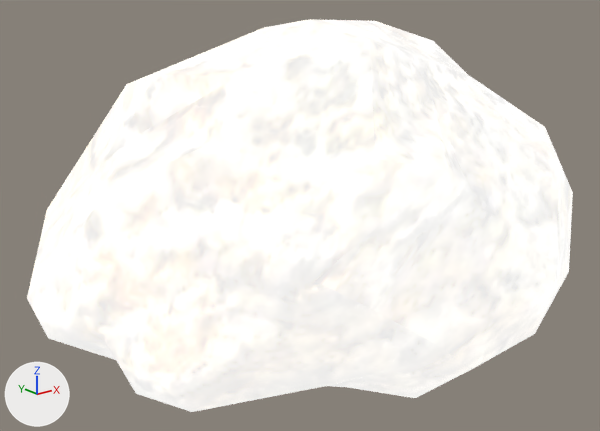
The glTF model pw2/assets/models/rocks/granite-high.glb, before and after one commit.
Camera for both pictures: a camera (50 mm lens) standing at (-0.869, -1.084, 0.423) and looking at (0.004, 0.007, -0.013). Arrows for +X, +Y and +Z are at lower left; the lights stay in place. The first picture is the older version. Where no turn or scale is listed for an object, it has been applied to the vertices.

The first picture shows 'rock026_LOD4'.
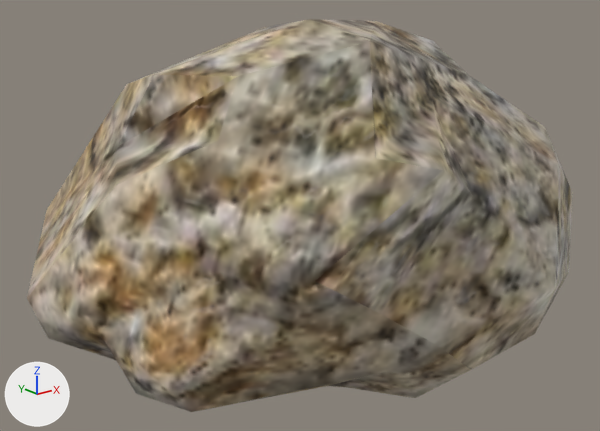
Commit message: Fixed model of rock

Where the change shows, as pixel boxes (x1, y1, x2, y2) in the pictures (600 x 431 px):
'rock026_LOD4', surface changed (darker): (27, 19, 573, 412) in both

Diff of the bpy script that builds the scene:
```diff
--- a/pw2/assets/models/rocks/granite-high.glb.py
+++ b/pw2/assets/models/rocks/granite-high.glb.py
@@ mat_rock026_lod4 @@
 n0 = _N.new('ShaderNodeBsdfPrincipled'); n0.name = 'Principled BSDF'
-n0.inputs[28].default_value = 0.8  # 'Emission Strength'
 n1 = _N.new('ShaderNodeOutputMaterial'); n1.name = 'Material Output'
```
